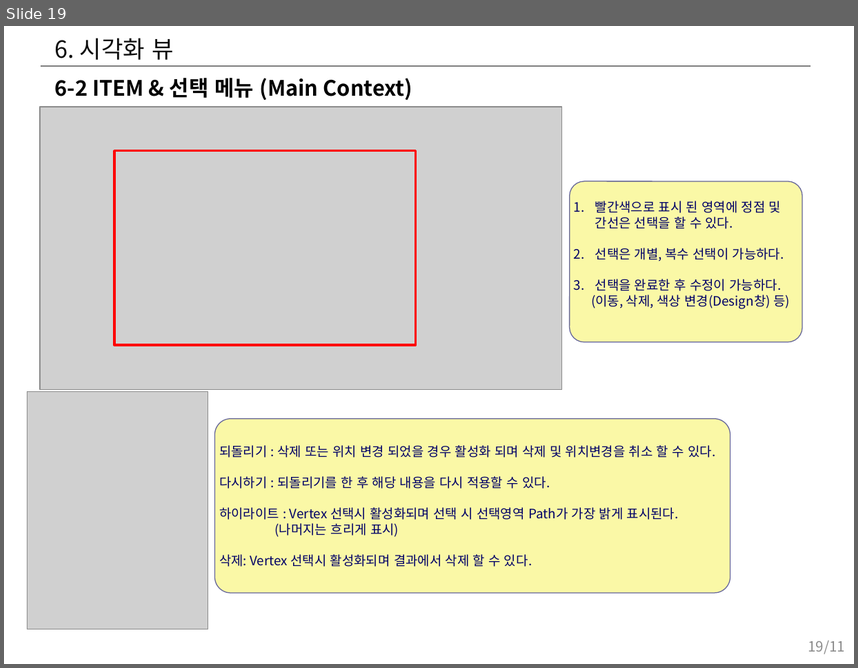
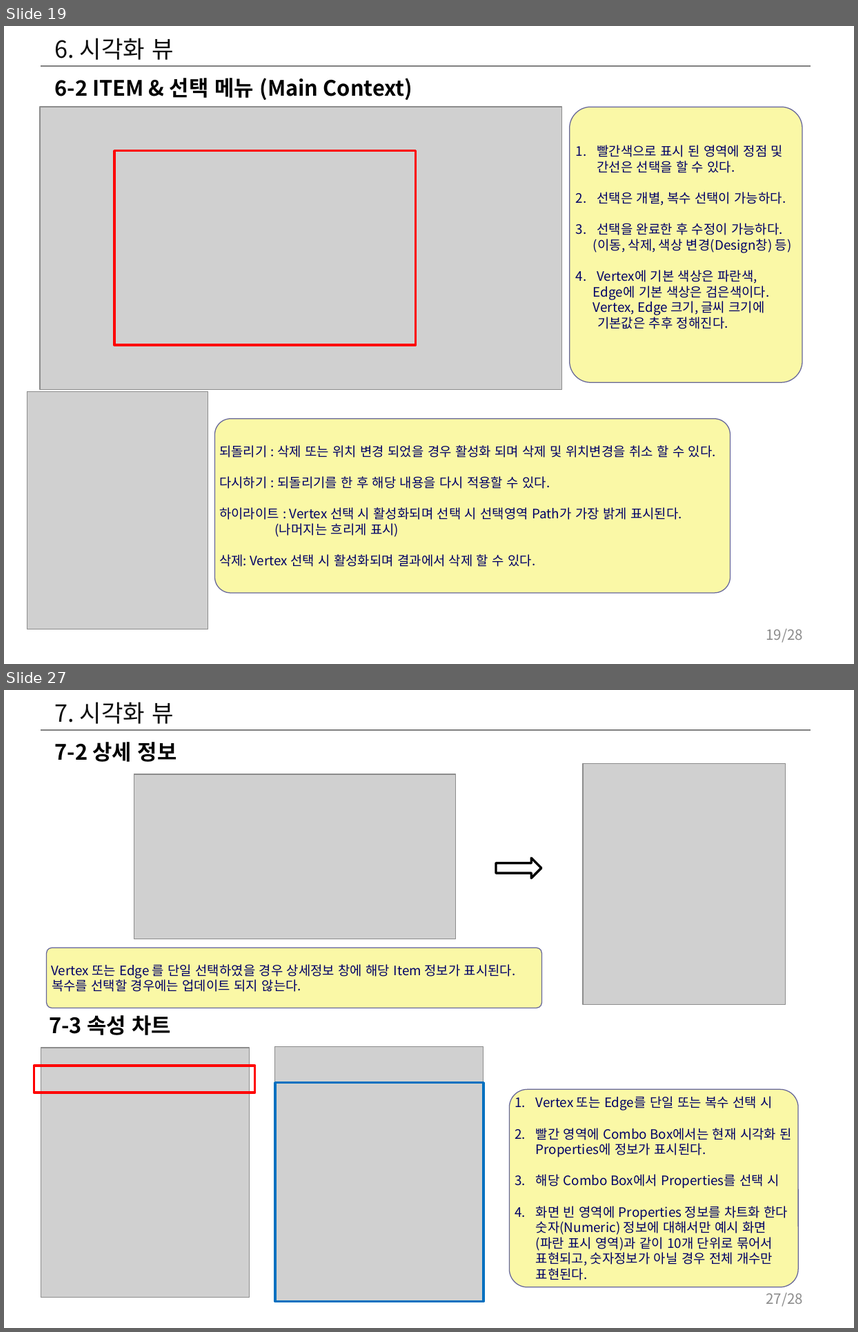
Before and after one commit to hwany7seo/gdbms_document, a slide deck: mockup/시각화도구_UI_UX_기획서.pptx. Shown one above the other, each under a label of ours: slide 19 before the commit, slides 19 and 27 after it; the slides between them are not shown. The pictures are 858x668 and 858x1332 pixels, drawn with LibreOffice and Linux fonts; fonts in the diff are those of the drawing; grey boxes stand for pictures. Boxes give left, top, right and bottom in pixels: in the first picture for what was removed or moved away, otherwise in the second. Text is boxed around its words. In the diff, an @@ line names an element or a change of style, - is before the commit and + after.

```diff
--- a/mockup/시각화도구_UI_UX_기획서.pptx
+++ b/mockup/시각화도구_UI_UX_기획서.pptx
@@ slide 27 added at bbox=[4, 690, 854, 1328], background #FFFFFF; not listed: 1 template element that a slide beside it also shows @@
@@ title added at bbox=[55, 702, 174, 724], 20 pt, text #0D0D0D @@
+7. 시각화 뷰
@@ text added at bbox=[55, 742, 177, 762], 18 pt, text #000000, bold @@
+7-2 상세 정보
@@ picture added at bbox=[583, 763, 785, 1004] @@
@@ picture added at bbox=[134, 774, 455, 938] @@
@@ down arrow added at bbox=[497, 858, 542, 878], fill #FFFFFF, outline #000000 2 pt @@
@@ rounded rectangle added at bbox=[47, 947, 542, 1008], fill #FAF8A6, outline #666699 0.75 pt, 11 pt, text #000066 @@
+Vertex 또는 Edge 를 단일 선택하였을 경우 상세정보 창에 해당 Item 정보가 표시된다.
+복수를 선택할 경우에는 업데이트 되지 않는다.
@@ text added at bbox=[49, 1015, 171, 1035], 18 pt, text #000000, bold @@
+7-3 속성 차트
@@ picture added at bbox=[41, 1047, 249, 1296] @@
@@ picture added at bbox=[275, 1046, 484, 1301] @@
@@ rectangle added at bbox=[34, 1066, 254, 1092], outline #FF0000 2 pt @@
@@ rectangle added at bbox=[275, 1083, 484, 1301], outline #0070C0 2 pt @@
@@ rounded rectangle added at bbox=[509, 1089, 798, 1287], fill #FAF8A6, outline #666699 0.75 pt, 11 pt, text #000066 @@
+1. Vertex 또는 Edge를 단일 또는 복수 선택 시
+2. 빨간 영역에 Combo Box에서는 현재 시각화 된 Properties에 정보가 표시된다.
+3. 해당 Combo Box에서 Properties를 선택 시
+4. 화면 빈 영역에 Properties 정보를 차트화 한다 숫자(Numeric) 정보에 대해서만 예시 화면(파란 표시 영역)과 같이 10개 단위로 묶어서 표현되고, 숫자정보가 아닐 경우 전체 개수만 표현된다.
@@ page number added at bbox=[766, 1292, 803, 1306], 12 pt, text #8C8C8C @@
+27/28
@@ slide 19 changed as well @@
@@ rounded rectangle "빨간색으로 표시 된 영역에 정점 ...": place and size @@
-rounded rectangle "빨간색으로 표시 된 영역에 정점 ..." at bbox=[569, 181, 802, 342]
+rounded rectangle "빨간색으로 표시 된 영역에 정점 ..." at bbox=[569, 107, 802, 382]
@@ text in rounded rectangle at bbox=[593, 270, 770, 329]: paragraphs added @@
+4. Vertex에 기본 색상은 파란색,
+Edge에 기본 색상은 검은색이다.
+Vertex, Edge 크기, 글씨 크기에
+기본값은 추후 정해진다.
@@ text in rounded rectangle at bbox=[219, 507, 682, 519]: spaces changed @@
-하이라이트 : Vertex 선택시 활성화되며 선택 시 선택영역 Path가 가장 밝게 표시된다.
+하이라이트 : Vertex 선택 시 활성화되며 선택 시 선택영역 Path가 가장 밝게 표시된다.
@@ text in rounded rectangle at bbox=[219, 554, 535, 566]: spaces changed @@
-삭제: Vertex 선택시 활성화되며 결과에서 삭제 할 수 있다.
+삭제: Vertex 선택 시 활성화되며 결과에서 삭제 할 수 있다.
@@ page number at bbox=[766, 628, 803, 642]: text changed @@
-19/11
+19/28
```
Also in this commit, not shown: 16 other slides changed, 3 other slides added, 20 other files.
